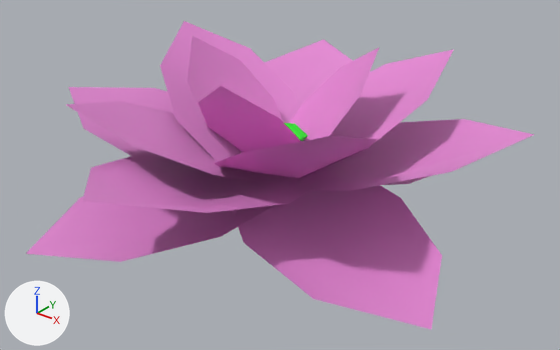
Renders of the FBX model Plants/Lotus_Short.fbx from each side of a commit.
Both versions are drawn from a 50 mm lens placed at (0.621, -0.765, 0.532), pointed at (0.02, -0.012, 0.066). The axes (+X, +Y, +Z) are drawn at lower left. The lights are the same throughout. The first picture is the older version. Where no turn or scale is listed for an object, it has been applied to the vertices.

In view in the first picture: 'Lotus_Short'.
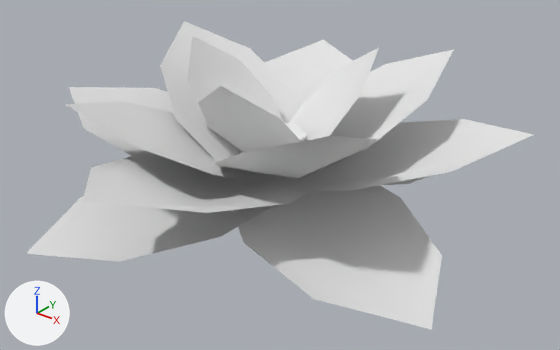
Location of each change, (x1, y1, x2, y2) in pixels of the pictures (560 x 350 px):
part 1 of me_circle_005, recoloured (pink to white)
    both: (26, 21, 534, 329)
part 2 of me_circle_005, recoloured (green to white)
    both: (284, 123, 308, 141)

Diff of the bpy script that builds the scene:
```diff
--- a/Plants/Lotus_Short.fbx.py
+++ b/Plants/Lotus_Short.fbx.py
@@ mat_lotus @@
+mat_lotus = principled_material('Lotus')
+mat_lotus.base_color = (0.8, 0.8, 0.8)  # white #e7e7e7
+mat_lotus.roughness = 1.0
@@ me_circle_005 @@
 me_circle_005.from_pydata(...)  # 154 vertices, 74 faces; spans x -0.329..0.321, y -0.336..0.337, z 0.0..0.233
 # used by ob_lotus_short; location = (0.0, 0.0, 0.0)
+# me_circle_005 part 1: all 60 faces that had it switch from mat_flat (pink #e78ad6) to mat_lotus (white #e7e7e7)
+# me_circle_005 part 2: all 14 faces that had it switch from mat_stem (green #1ee714) to mat_lotus (white #e7e7e7)
```
